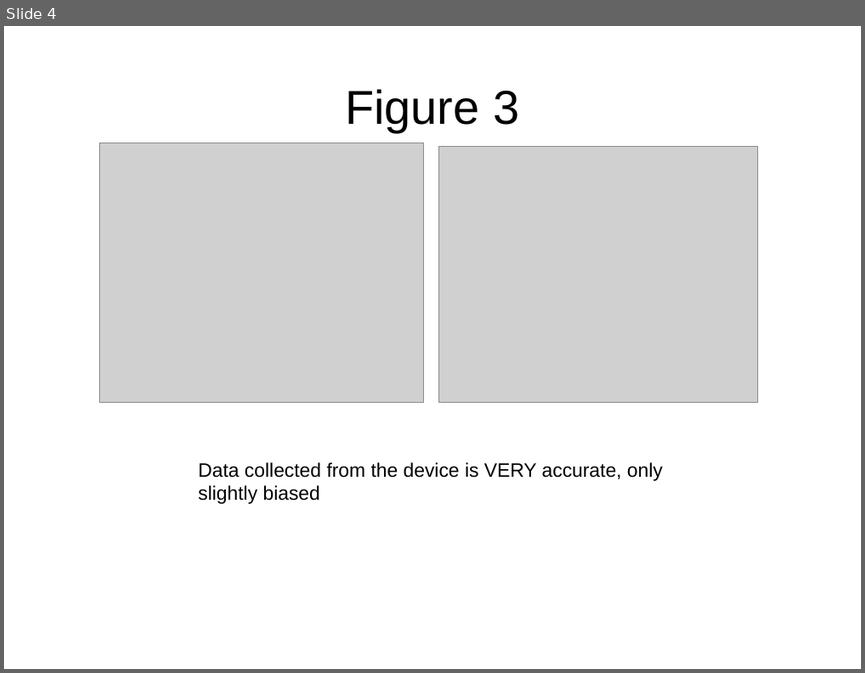
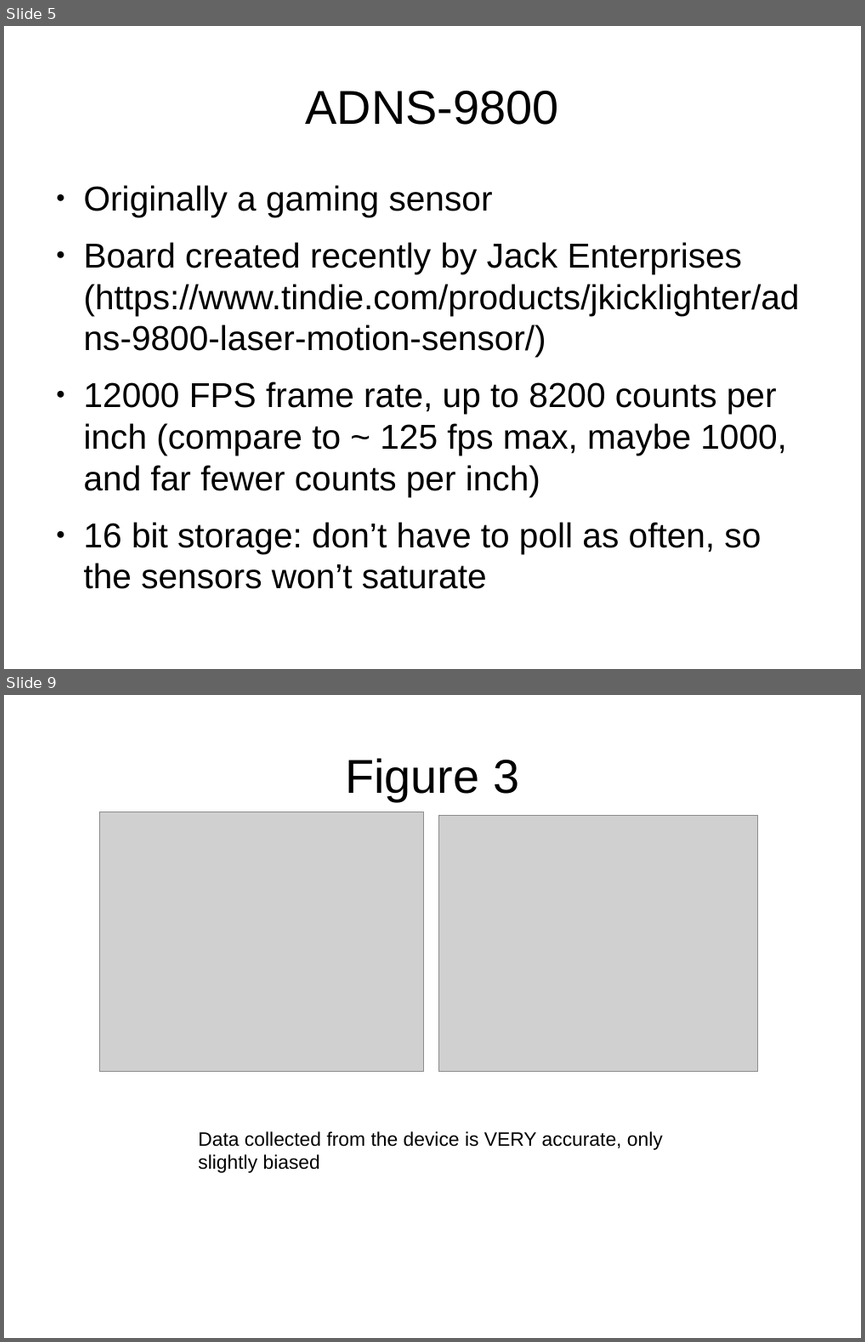
Before and after one commit to mfromano/micro-control, a slide deck: Schematics/figures_for_presentation_friday.odp. Shown one above the other, each under a label of ours: slide 4 before the commit, slides 5 and 9 after it; the slides between them are not shown. The pictures are 865x673 and 865x1342 pixels, drawn with LibreOffice and Linux fonts; fonts in the diff are those of the drawing; grey boxes stand for pictures. Boxes give left, top, right and bottom in pixels: in the first picture for what was removed or moved away, otherwise in the second. Text is boxed around its words. In the diff, an @@ line names an element or a change of style, - is before the commit and + after.

```diff
--- a/Schematics/figures_for_presentation_friday.odp
+++ b/Schematics/figures_for_presentation_friday.odp
@@ slide 5 added at bbox=[4, 26, 861, 669], background #FFFFFF @@
@@ title added at bbox=[306, 91, 559, 125], 44 pt, text #000000 @@
+ADNS-9800
@@ text added at bbox=[84, 185, 800, 553], 32 pt, text #000000 @@
+● Originally a gaming sensor
+● Board created recently by Jack Enterprises (https://www.tindie.com/products/jkicklighter/adns-9800-laser-motion-sensor/)
+● 12000 FPS frame rate, up to 8200 counts per inch (compare to ~ 125 fps max, maybe 1000, and far fewer counts per inch)
+● 16 bit storage: don’t have to poll as often, so the sensors won’t saturate
@@ what was slide 4 is now slide 9 @@
```
Also in this commit, not shown: 5 slides changed, 5 other slides added, 1 slide removed, 4 other files.
